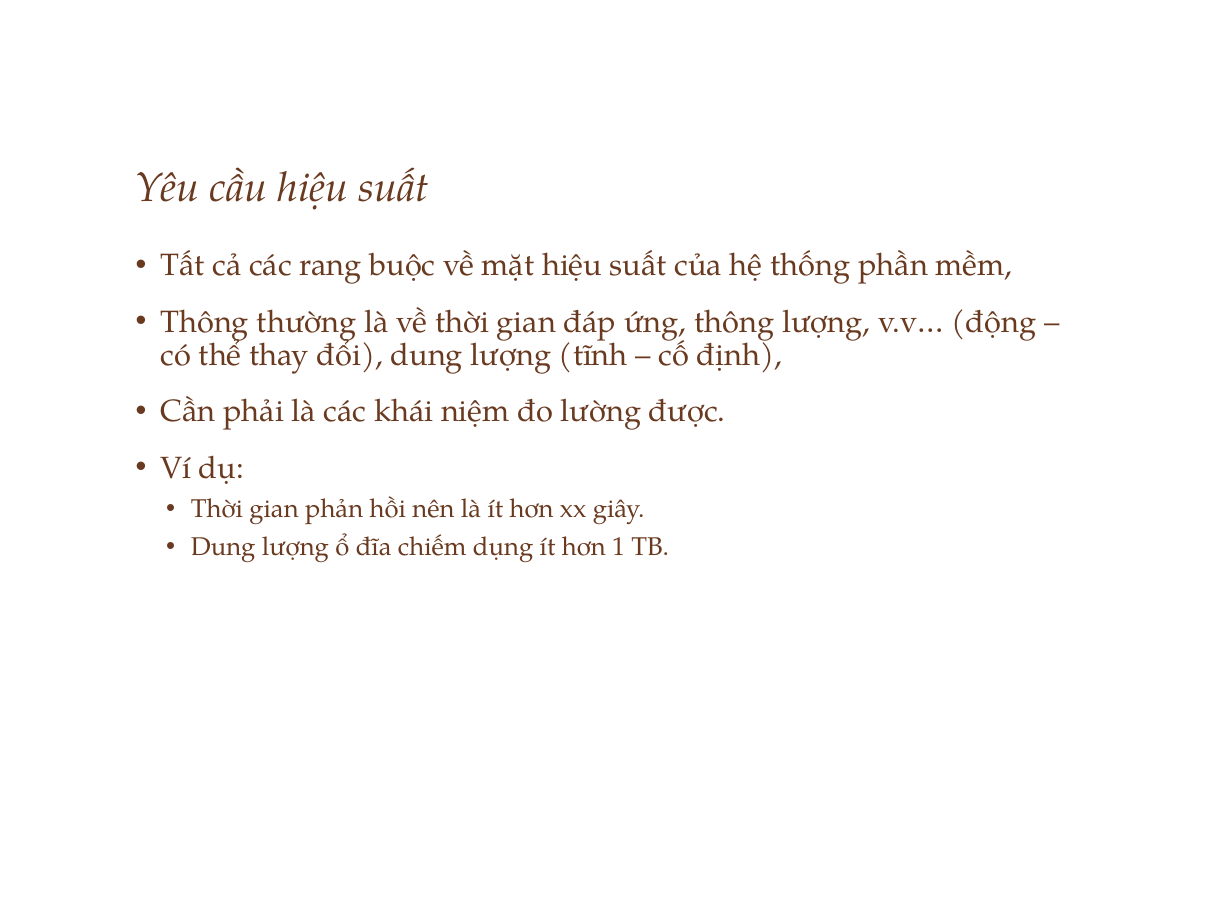
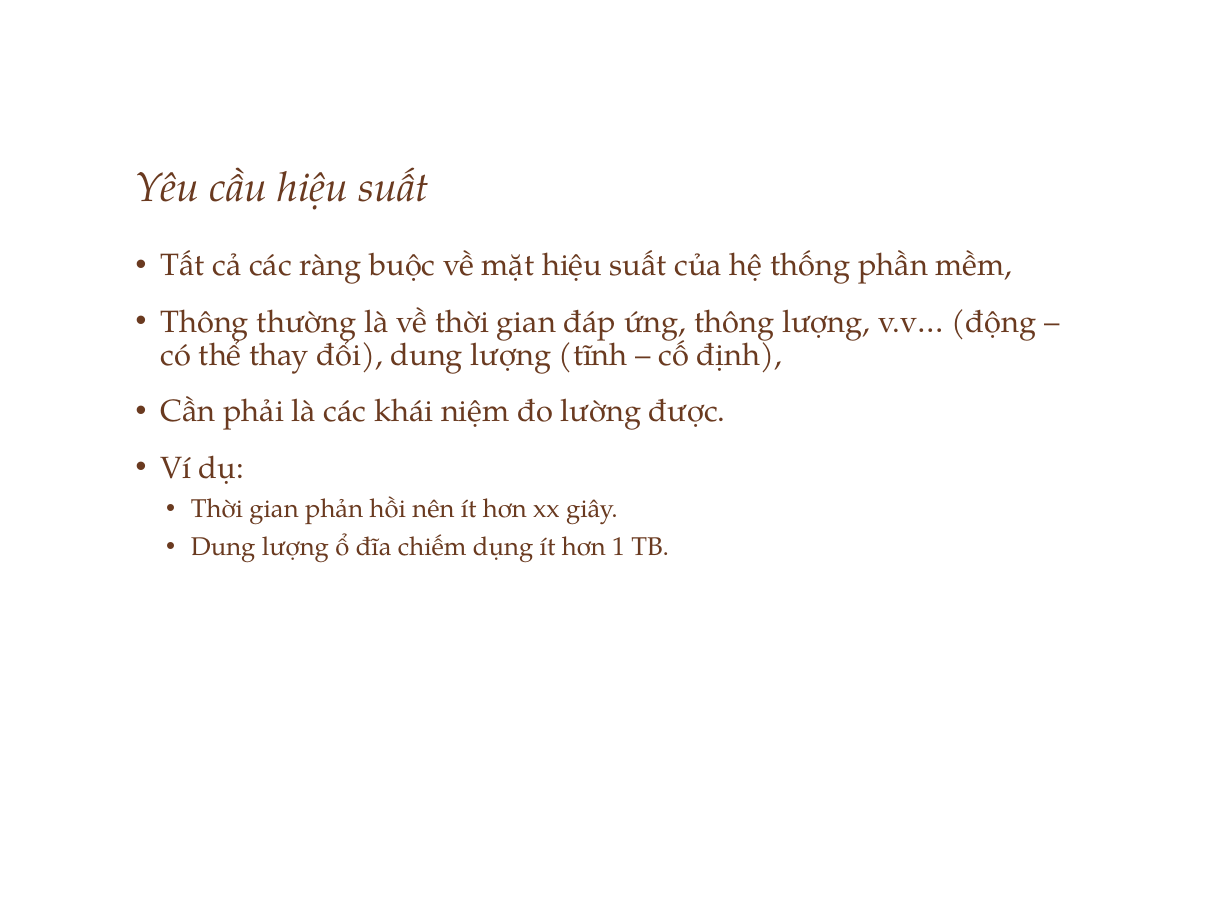
Before and after one commit to ChrisJamison/seminar_cnpm, a slide deck: slide 32 of Seminar/Software Requirement.pptx. Drawn at 1232x924 pixels with LibreOffice and Linux fonts; fonts in the diff are those of the drawing; background and template pictures are left out. Boxes give left, top, right and bottom in pixels: in the first picture for what was removed or moved away, otherwise in the second. Text is boxed around its words. In the diff, an @@ line names an element or a change of style, - is before the commit and + after.

```diff
--- a/Seminar/Software Requirement.pptx
+++ b/Seminar/Software Requirement.pptx
@@ text at [160, 250, 1013, 284]: text changed @@
-• Tất cả các rang buộc về mặt hiệu suất của hệ thống phần mềm,
+• Tất cả các ràng buộc về mặt hiệu suất của hệ thống phần mềm,
@@ text at [191, 496, 618, 525]: text changed @@
-  • Thời gian phản hồi nên là ít hơn xx giây.
+  • Thời gian phản hồi nên ít hơn xx giây.
```
Also in this commit, not shown: 14 other slides changed, 7 slides added, 1 slide removed.
